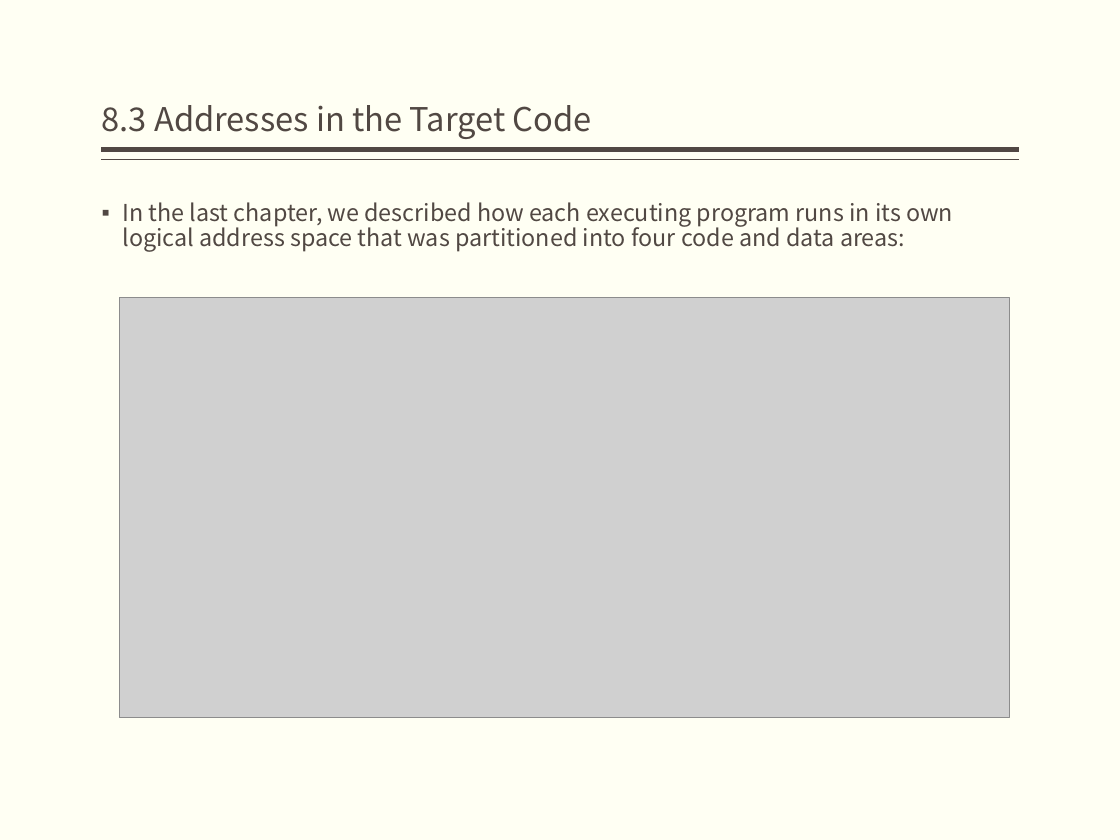
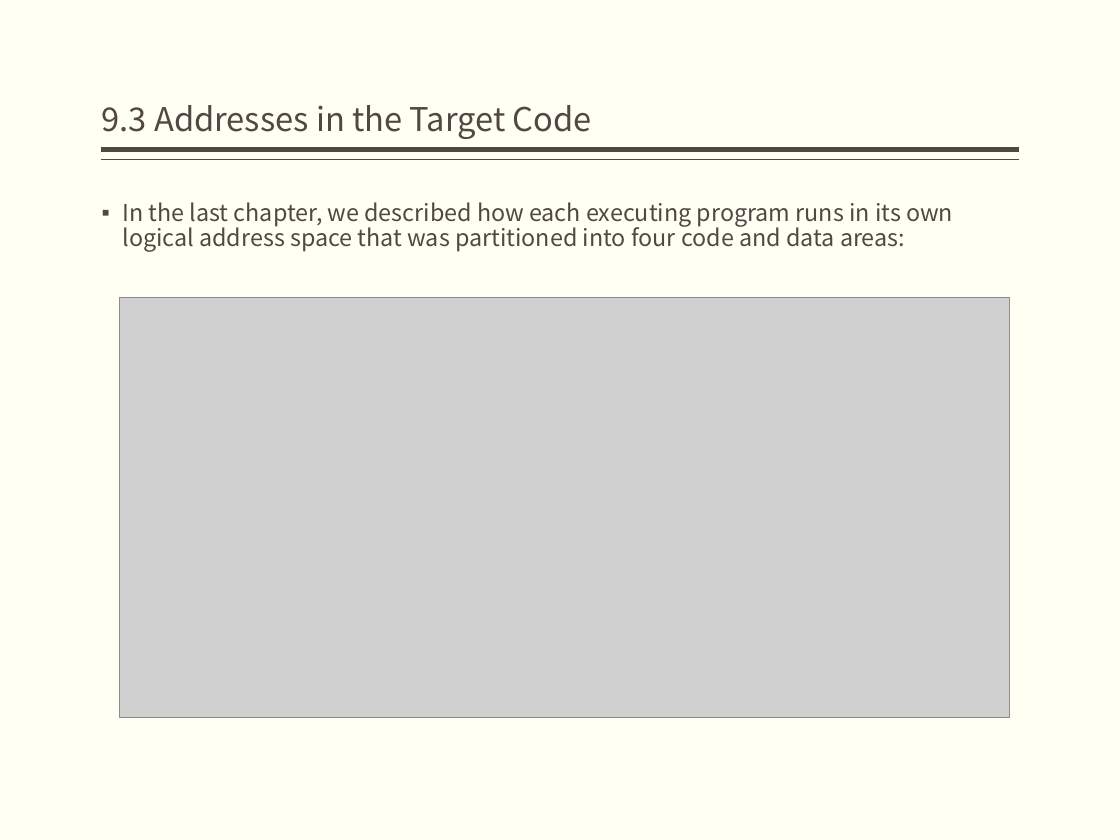
Before and after one commit to jz81/jz81.github.io, a slide deck: slide 13 of course/compiler/lecture/(Spring2020)Lecture9.pptx. Drawn at 1120x840 pixels with LibreOffice and Linux fonts; fonts in the diff are those of the drawing; grey boxes stand for pictures. Boxes give left, top, right and bottom in pixels: in the first picture for what was removed or moved away, otherwise in the second. Text is boxed around its words. In the diff, an @@ line names an element or a change of style, - is before the commit and + after.

```diff
--- a/course/compiler/lecture/(Spring2020)Lecture9.pptx
+++ b/course/compiler/lecture/(Spring2020)Lecture9.pptx
@@ title at (102,105,592,139): text changed @@
-8.3 Addresses in the Target Code
+9.3 Addresses in the Target Code
```
Also in this commit, not shown: 8 other slides changed, 11 slides added.
